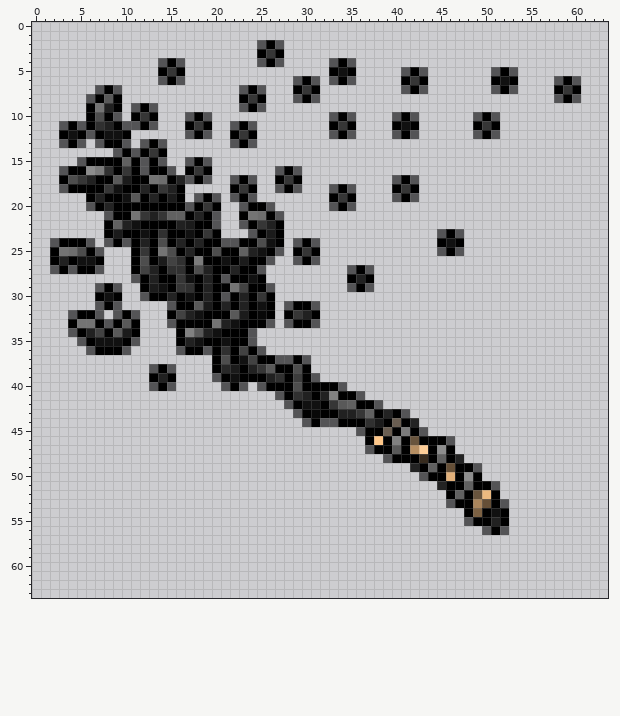
A pixel-art sprite gets an edit: icon/CC0/stave/individual/LordNeo/64x64/pestilence_staff.png. This is how it looked before the edit.
The file is 64x64 pixels. Colours within 5 levels of each other are drawn and written as one.
The same view after the edit:
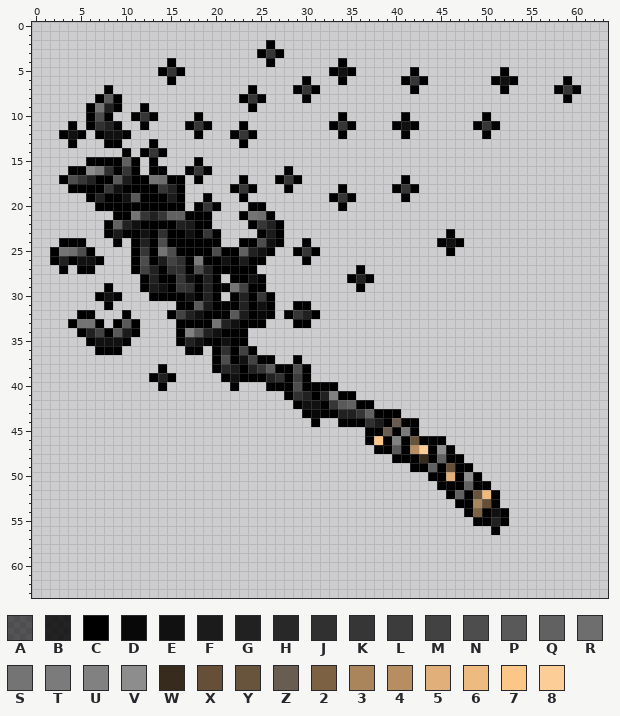
Palette (. is transparent): A #00000096  B #000000d4  C #000000  D #080808  E #111111  F #1b1b1b  G #212121  H #282828  J #303030  K #363636  L #3c3c3c  M #424242  N #4d4d4d  P #595959  Q #616161  R #6e6e6e  S #747474  T #7b7b7b  U #818181  V #8d8d8d  W #372b1e  X #654f37  Y #68543d  Z #695d51  2 #7c6143  3 #aa855c  4 #b68e62  5 #e1b07a  6 #edba80  7 #fdc689  8 #fdcd97
Change:
@@ x 0..63 @@
  1 ................................................................
- 2 .........................ACA....................................
+ 2 ..........................C.....................................
  3 .........................CKC....................................
- 4 ..............ACA........ACA.....ACA............................
- 5 ..............CKC................CEC.....ACA.......ACA..........
- 6 ..............ACA............ACA.ACA.....CKC.......CEC....ACA...
- 7 .......ACA.............ACA...CKC.........ACA.......ACA....CKC...
- 8 ......ACPC.............CKC...ACA..........................ACA...
- 9 ......CSGC.ACA.........ACA......................................
-10 ......CNCA.CKC...ACA.............ACA....ACA......ACA............
-11 ...ACACJGCAACA...CKC..ACA........CKC....CEC......CKC............
-12 ...CECACEEC......ACA..CKC........ACA....ACA......ACA............
-13 ...ACA.ACCA.ACA.......ACA.......................................
-14 .........ACACKC.................................................
-15 .....ACCCCQCACA..ACA............................................
-16 ...ACCVTJCKCACCA.CKC.......ACA..................................
-17 ...CNKGCCPFCCSRCBACA..ACA..CKC..........ACA.....................
-18 ...ACCCCKECCBCKGC.....CKC..ACA...ACA....CKC.....................
-19 ......CGCCEPCBCFC.ACA.ACA........CKC....ACA.....................
-20 ......ACBCCCCCCCCACKC..ACCA......ACA............................
-21 ........ACCSKGKQQCBCA..CSRCA....................................
-22 ........CQGECCCCGFCCA..ACKGC....................................
-23 ........CFCCECJCCECKC...ACFC.................ACA................
-24 ..ACCCA.ACACGCNCBCBCCAACCNEC.ACA.............CEC................
-25 ..CSRNCA...CKCSNCBCCNCCQGECA.CKC.............ACA................
-26 ..CGCEEC...CNCFMJCTCCECFCCA..ACA................................
-27 ..ACACCA...CMGCJJCNGCCBCCA.........ACA..........................
-28 ...........ACGCCKECGCACCEC.........CGC..........................
-29 .......ACA..CFECKJCGCCSMCCA........ACA..........................
-30 .......CEC..ACCBCECGCACGCKC.....................................
-31 .......ACA.....ACCPFCBCGCEC.ACCA................................
-32 ....ACCA.ACA...CMGECCCPFCDC.CKGC................................
-33 ....CSSCACPC...ACCCCSGECCCA.ACCA................................
-34 ....ACGMCPFC....CUPGECCCA.......................................
-35 .....ACEEECA....CGECCECCA.......................................
-36 ......ACCCA.....ACCACJCMCA......................................
-37 ....................CNCEMCCAACA.................................
-38 .............ACA....CHFCGKPCCNC.................................
-39 .............CGC....ACECCCGJCLCA................................
-40 .............ACA.....ACA.ACCCNCCCCA.............................
-41 ...........................ACJGCGUCCA...........................
-42 ............................ACEECKPQCCA.........................
-43 .............................ACDCCGGKQCBCA......................
-44 ..............................ACAACCCJFCZCB.....................
-45 ....................................ACCZCTCA....................
-46 .....................................C7CUCYCCCA.................
-47 .....................................ACCPC48CVC.................
-48 .......................................ACCCWCQCB................
-49 ..........................................BCQCXCCA..............
-50 ...........................................ACC5CVC..............
-51 .............................................BCCQCCA............
+ 4 ...............C..........C.......C.............................
+ 5 ..............CKC................CEC......C.........C...........
+ 6 ...............C..............C...C......CKC.......CEC.....C....
+ 7 ........C...............C....CKC..........C.........C.....CKC...
+ 8 .......CPC.............CKC....C............................C....
+ 9 ......CSGC..C...........C.......................................
+10 ......CNC..CKC....C...............C......C........C.............
+11 ....C.CJGC..C....CKC...C.........CKC....CEC......CKC............
+12 ...CEC.CEEC.......C...CKC.........C......C........C.............
+13 ....C...CC...C.........C........................................
+14 ..........C.CKC.................................................
+15 ......CCCCQC.C....C.............................................
+16 ....CCVTJCKC.CC..CKC........C...................................
+17 ...CNKGCCPFCCSRCC.C....C...CKC...........C......................
+18 ....CCCCKECCCCKGC.....CKC...C.....C.....CKC.....................
+19 ......CGCCEPCCCFC..C...C.........CKC.....C......................
+20 .......CCCCCCCCCC.CKC...CC........C.............................
+21 .........CCSKGKQQCCC...CSRC.....................................
+22 ........CQGECCCCGFCC....CKGC....................................
+23 ........CFCCECJCCECKC....CFC..................C.................
+24 ...CCC...C.CGCNCCCCCC..CCNEC..C..............CEC................
+25 ..CSRNC....CKCSNCCCCNCCQGEC..CKC..............C.................
+26 ..CGCEEC...CNCFMJCTCCECFCC....C.................................
+27 ...C.CC....CMGCJJCNGCCCCC...........C...........................
+28 ............CGCCKECGC.CCEC.........CGC..........................
+29 ........C...CFECKJCGCCSMCC..........C...........................
+30 .......CEC...CCCCECGC.CGCKC.....................................
+31 ........C.......CCPFCCCGCEC..CC.................................
+32 .....CC...C....CMGECCCPFCDC.CKGC................................
+33 ....CSSC.CPC....CCCCSGECCC...CC.................................
+34 .....CGMCPFC....CUPGECCC........................................
+35 ......CEEEC.....CGECCECC........................................
+36 .......CCC.......CC.CJCMC.......................................
+37 ....................CNCEMCC..C..................................
+38 ..............C.....CHFCGKPCCNC.................................
+39 .............CGC.....CECCCGJCLC.................................
+40 ..............C.......C...CCCNCCCC..............................
+41 ............................CJGCGUCC............................
+42 .............................CEECKPQCC..........................
+43 ..............................CDCCGGKQCCC.......................
+44 ...............................C..CCCJFCZCC.....................
+45 .....................................CCZCTC.....................
+46 .....................................C7CUCYCCC..................
+47 ......................................CCPC48CVC.................
+48 ........................................CCCWCQCC................
+49 ..........................................CCQCXCC...............
+50 ............................................CC5CVC..............
+51 .............................................CCCQCC.............
 52 ..............................................CQCY6C............
-53 ..............................................ACC3XCA...........
+53 ...............................................CC3XC............
 54 ................................................C2CEC...........
-55 ................................................ACCGC...........
-56 ..................................................ACA...........
+55 .................................................CCGC...........
+56 ...................................................C............
 57 ................................................................
Pixel boxes of the changes (left, top, right, bottom) in both pictures:
changed: (50, 40, 518, 535)
erased: (554, 76, 581, 103)
